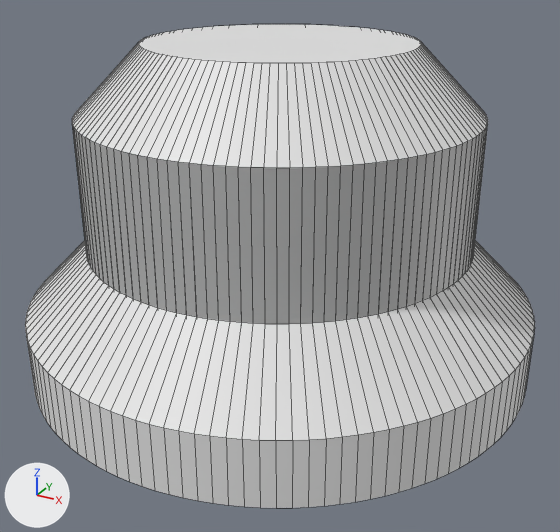
The Blender file Models/Studs.blend: old version first, new version second.
One viewpoint serves both versions: a 50 mm lens placed at (0.00555, -0.01008, 0.00551), pointed at (0.00018, -0.00033, 0.00064). The axes (+X, +Y, +Z) are drawn at lower left. The lights are the same throughout. Mesh edges are drawn as thin lines.

Objects in the first picture: 'Hole', 'Stud'.
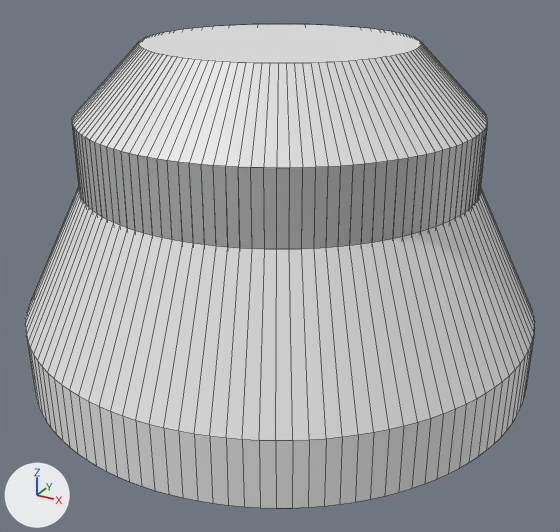
What differs and where, as boxes (x1, y1, x2, y2) in the pictures (560 x 532 px; the box of a moved part takes in the faces that stretch with it):
part 1 of me_circle_001, moved or reshaped: (25, 125, 535, 440) in both

What the commit changed:
me_circle_001 has 640 vertices, 514 faces and spans x -1.33..1.33, y -1.33..1.33, z -0.33..1.33.
me_circle_001 is used by ob_hole; location (0.0, 0.0, 0.0); scale (0.003, 0.003, 0.003).
me_circle_001 part 1: all 128 vertices in x -1.0..1.0, y -1.0..1.0, z 0.33 are moved by (0.0, 0.0, 0.33).
